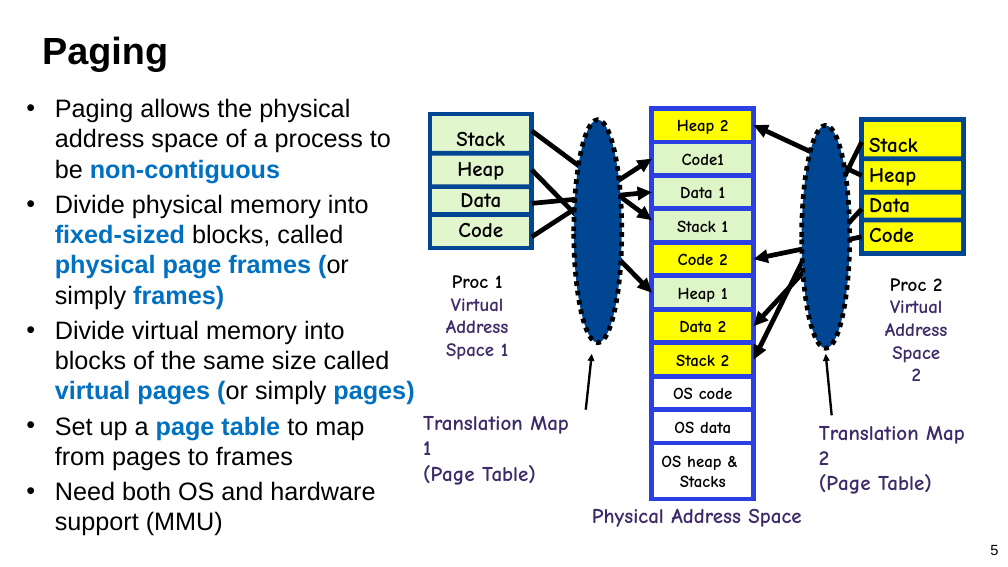
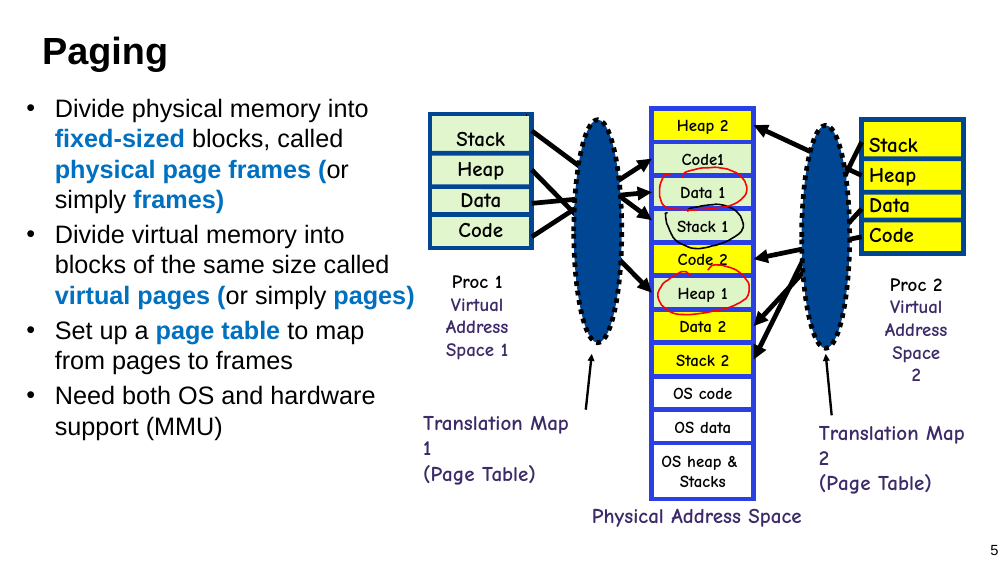
Before and after one commit to guhofstra/CSC256Fa25, a slide deck: slide 5 of PPTs/L7-Virtual Memory.pptx. Drawn at 1008x567 pixels with LibreOffice and Linux fonts; fonts in the diff are those of the drawing. Boxes give left, top, right and bottom in pixels: in the first picture for what was removed or moved away, otherwise in the second. Text is boxed around its words. In the diff, an @@ line names an element or a change of style, - is before the commit and + after.

```diff
--- a/PPTs/L7-Virtual Memory.pptx
+++ b/PPTs/L7-Virtual Memory.pptx
@@ text at [55,98,391,183]: paragraph removed @@
-• Paging allows the physical address space of a process to be non-contiguous
@@ freeform shape added at [660,167,748,210], outline #FF0000 1.5 pt @@
@@ freeform shape added at [665,204,743,249], outline #000000 1.5 pt @@
@@ freeform shape added at [658,265,749,315], outline #FF0000 1.5 pt @@
```
Also in this commit, not shown: 27 other slides changed, 6 slides added, 3 slides removed, 35 other files.
